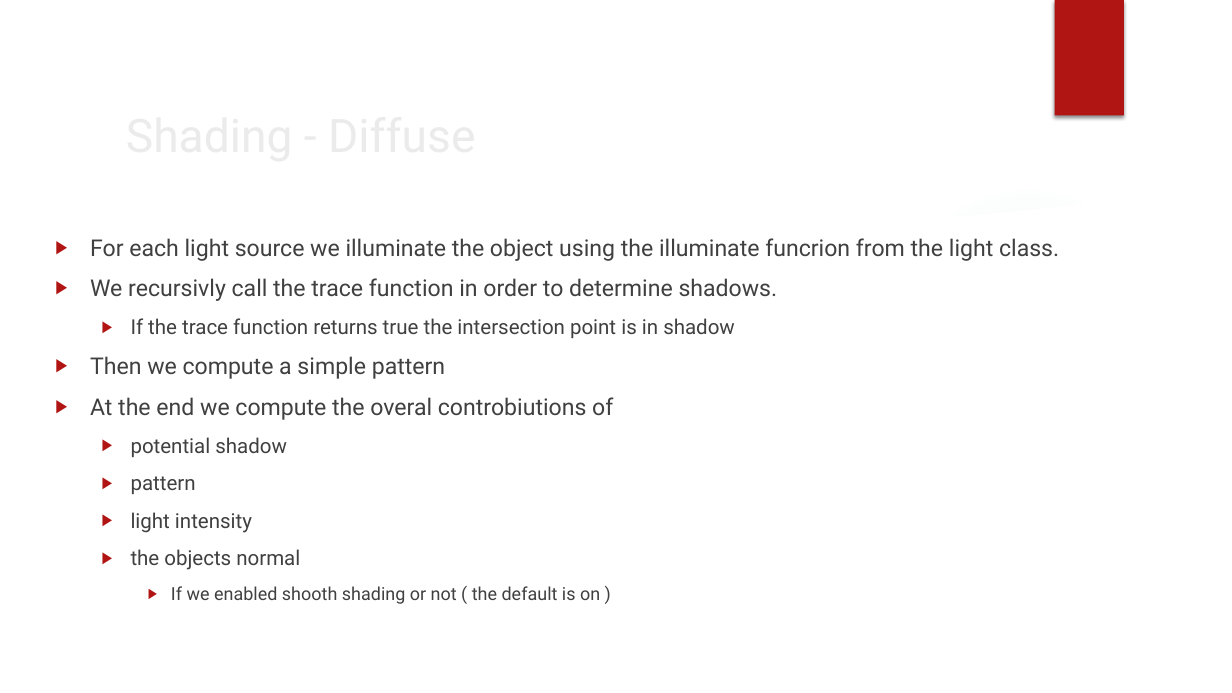
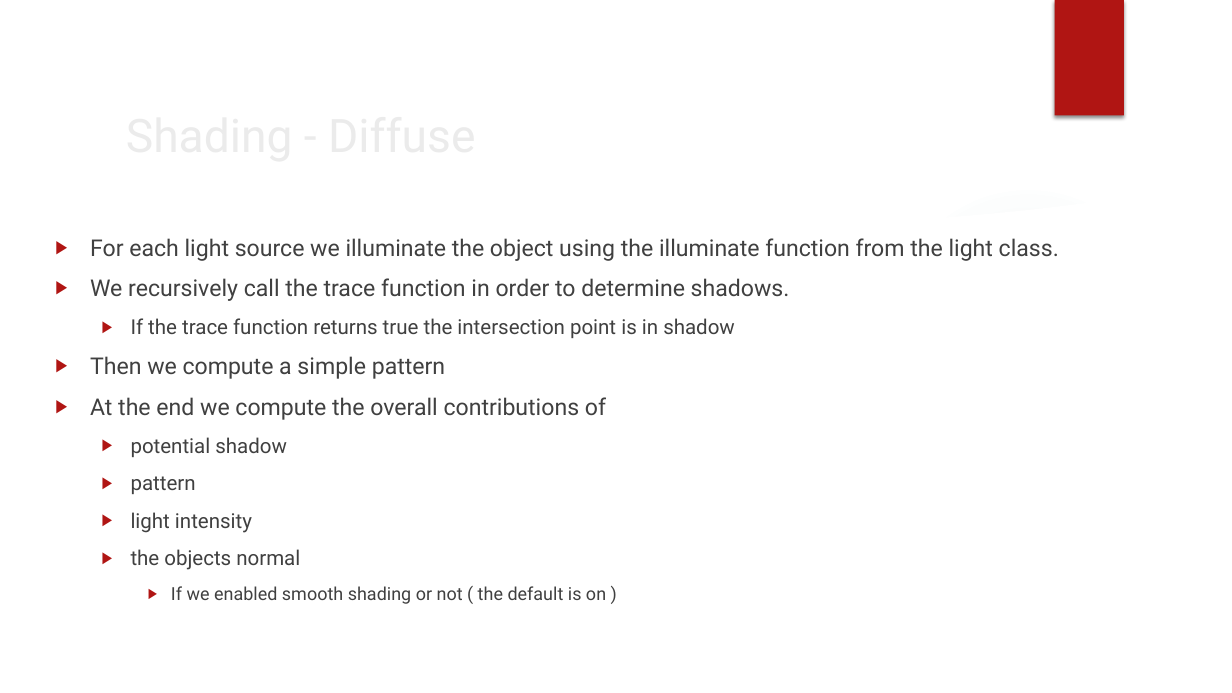
Before and after one commit to koxakis/RayTracing_FPGA, a slide deck: slide 14 of documentation/software/Base_render_system_documentation.pptx (slide 13 before the commit). Drawn at 1232x693 pixels with LibreOffice and Linux fonts; fonts in the diff are those of the drawing; background and template pictures are left out. Boxes give left, top, right and bottom in pixels: in the first picture for what was removed or moved away, otherwise in the second. Text is boxed around its words. In the diff, an @@ line names an element or a change of style, - is before the commit and + after.

```diff
--- a/documentation/software/Base_render_system_documentation.pptx
+++ b/documentation/software/Base_render_system_documentation.pptx
@@ text at [90,238,1059,301]: text changed @@
-▶ For each light source we illuminate the object using the illuminate funcrion from the light class.
-▶ We recursivly call the trace function in order to determine shadows.
+▶ For each light source we illuminate the object using the illuminate function from the light class.
+▶ We recursively call the trace function in order to determine shadows.
@@ text at [90,397,606,420]: text changed @@
-▶ At the end we compute the overal controbiutions of
+▶ At the end we compute the overall contributions of
@@ text at [171,586,606,600]: text changed @@
-    ▶ If we enabled shooth shading or not ( the default is on )
+    ▶ If we enabled smooth shading or not ( the default is on )
```
Also in this commit, not shown: 12 other slides changed, 1 slide added, 3 other files.
